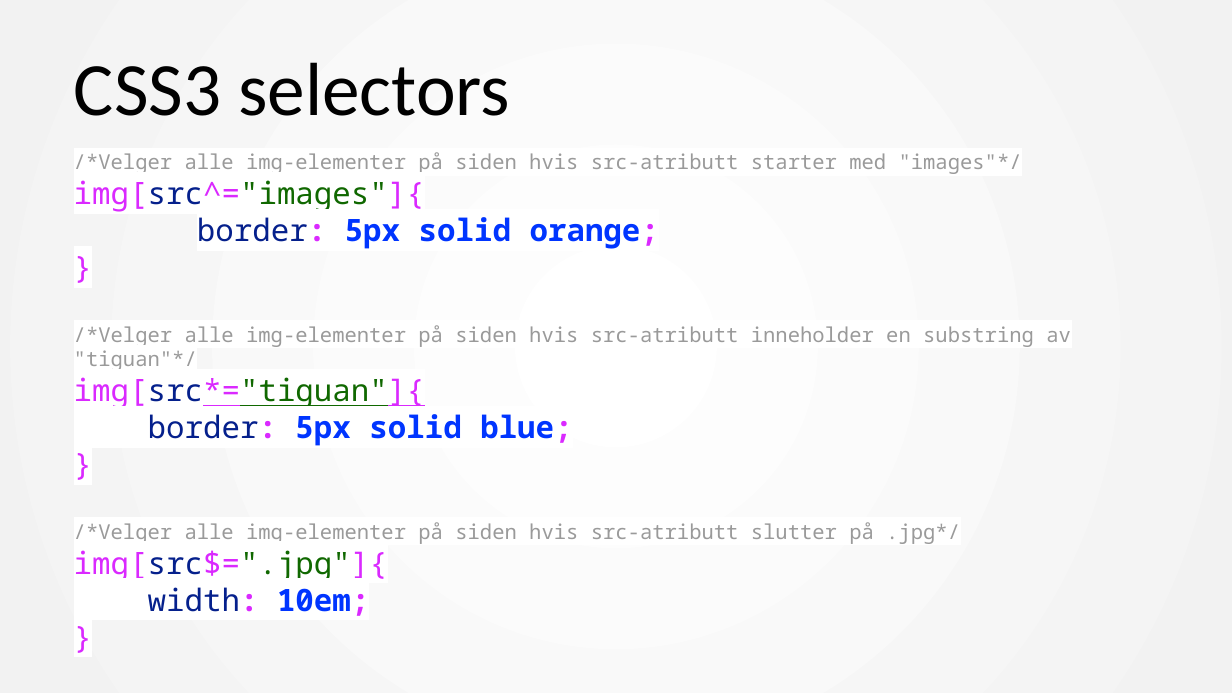
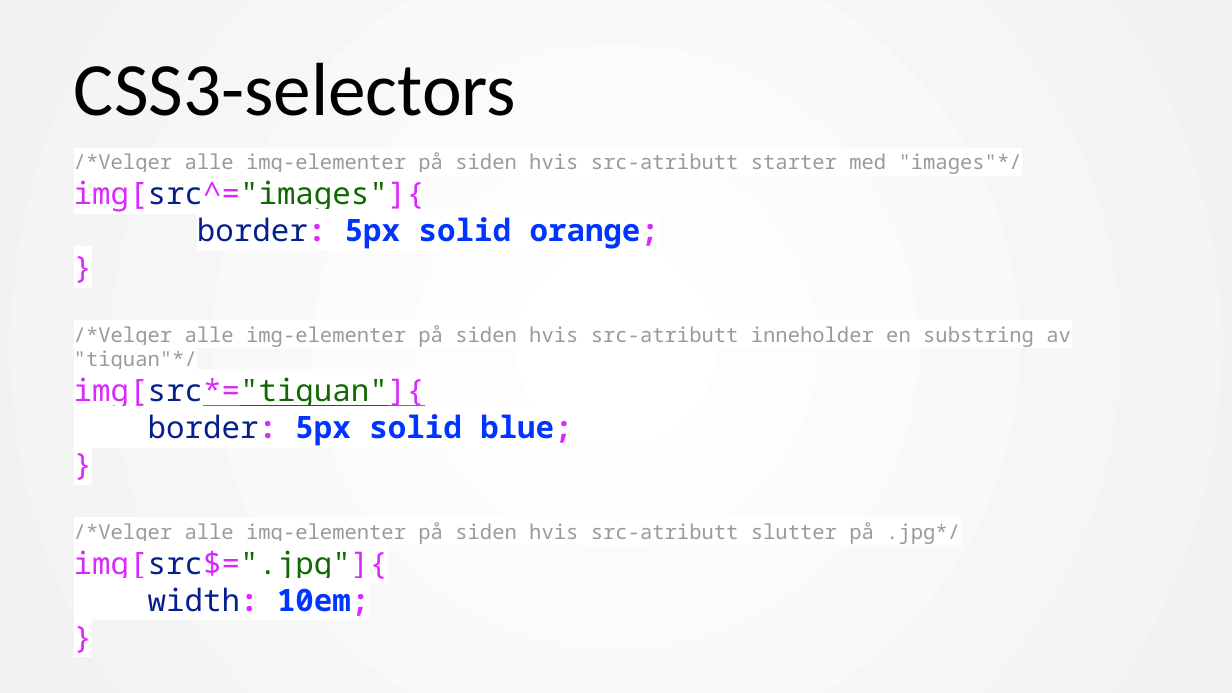
Before and after one commit to mesan/css-kurs, a slide deck: slide 15 of Foiler/1. CSS basic.pptx (slide 14 before the commit). Drawn at 1232x693 pixels with LibreOffice and Linux fonts; fonts in the diff are those of the drawing. Boxes give left, top, right and bottom in pixels: in the first picture for what was removed or moved away, otherwise in the second. Text is boxed around its words. In the diff, an @@ line names an element or a change of style, - is before the commit and + after.

```diff
--- a/Foiler/1. CSS basic.pptx
+++ b/Foiler/1. CSS basic.pptx
@@ title at (74, 62, 516, 116): text changed @@
-CSS3 selectors
+CSS3-selectors
```
Also in this commit, not shown: 13 other slides changed, 7 slides added, 5 slides removed, 7 other files.
